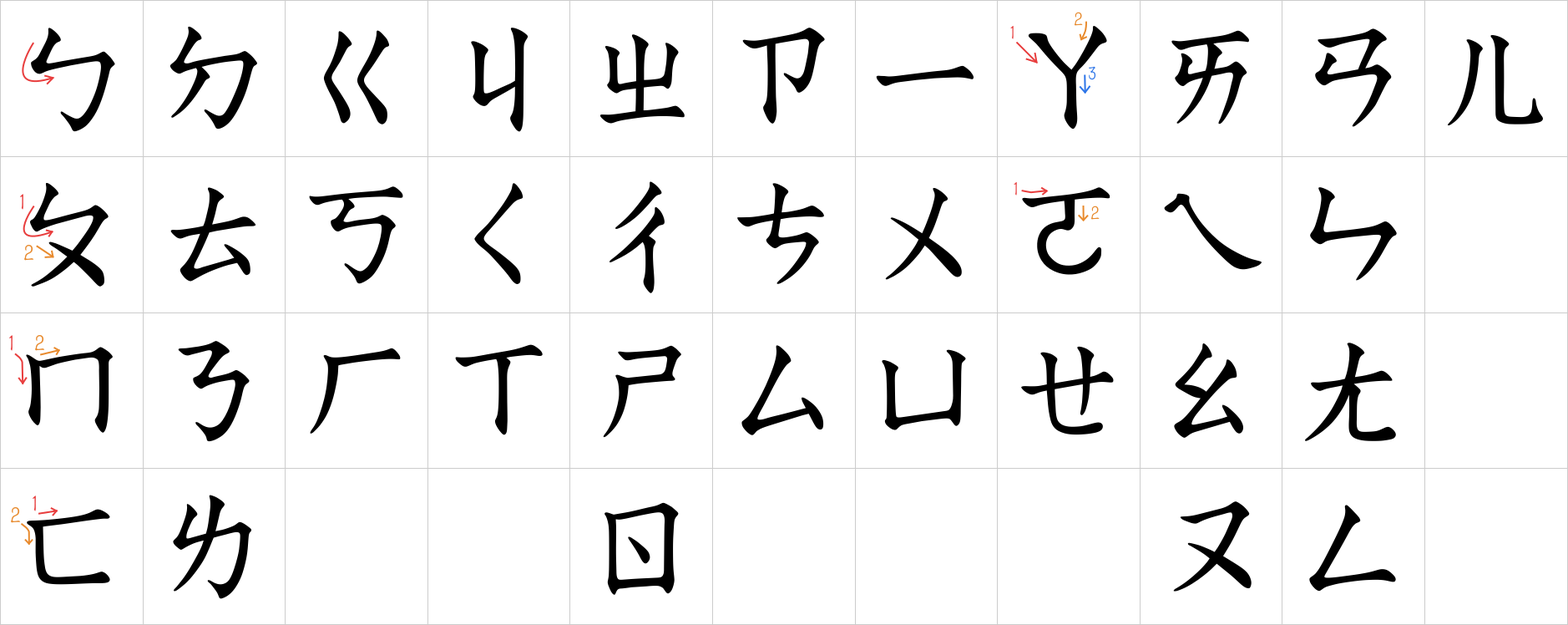
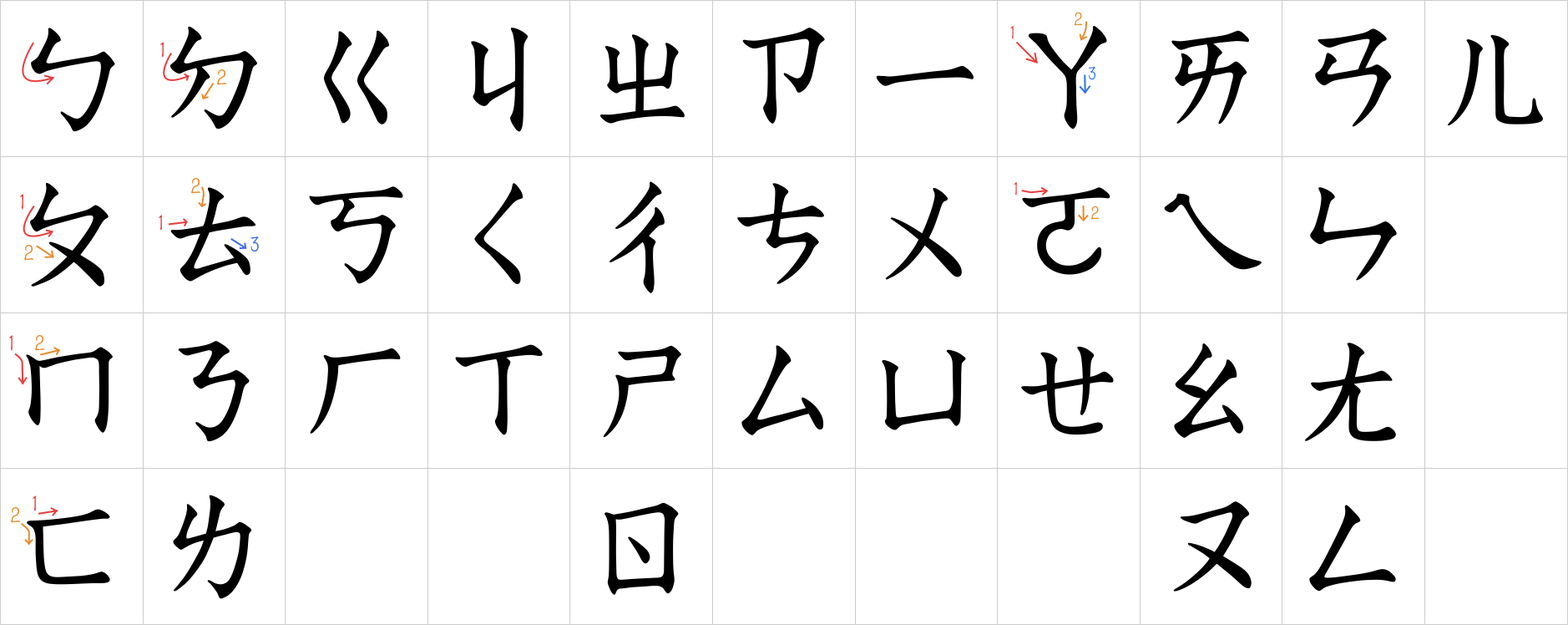
Comparing the layer stacks of the two 1568×625 images. Changes:
added layer "t1" above "t2" over bbox(158, 214, 162, 231)
added layer "t2" above "t3" over bbox(191, 177, 202, 194)
added layer "t3" above "d1" over bbox(250, 236, 259, 253)
added layer "d1" above "d2" over bbox(160, 41, 164, 58)
added layer "d2" above "o1" over bbox(217, 69, 228, 86)
painted on "筆畫" over bbox(162, 52, 248, 250)
